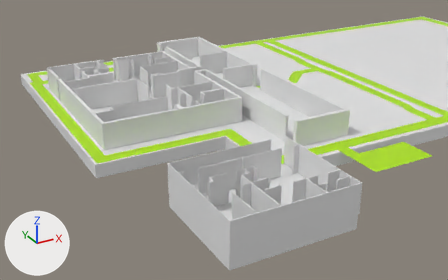
What one commit did to the Blender file Scenarios/Huldra/Huldra.blend.
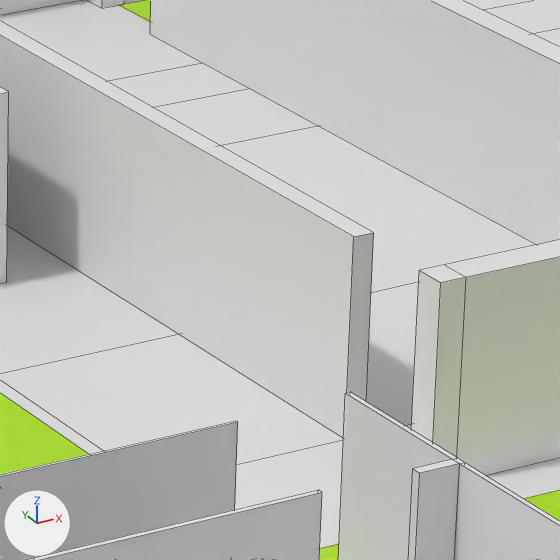
Each version appears first from a camera (50 mm lens) standing at (-76.2, -79.0, 36.3) and looking at (-30.5, 4.1, -5.2), and next in a close-up on the part from 54% to 70% of the width and 31% to 56% of the height. The lights are fixed; the arrows at lower left show +X, +Y and +Z. The close-ups show mesh edges as thin lines.

In view in the first close-up: 'EscapeRoute', 'Floor', 'LivingQuearterWalls', 'Walls Center'.
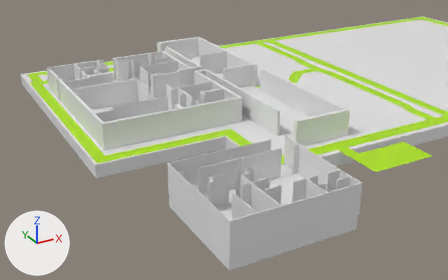
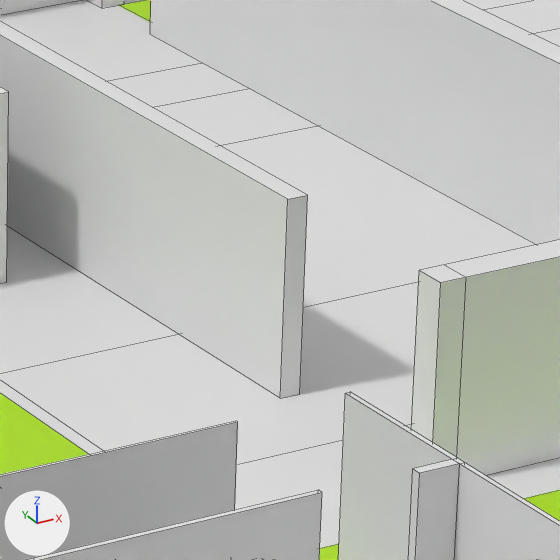
Pixel boxes [x1, y1, x2, y2] of what changed, in the close-ups (560 x 560 px; the box of a moved part takes in the faces that stretch with it):
```json
{"part": 1, "of": "me_cube", "change": "moved or reshaped", "before": [0, 21, 374, 438], "after": [0, 21, 308, 398]}
```

Edits to the scene script, one JSON object a line:
```json
{"block": "me_cube", "where": "me_cube.from_pydata(...)  # 604 vertices, 590 faces; spans x -22.9..10.5, y -27.0..21.9, z 0.0..4.0"}
{"block": "me_cube", "where": "# used by ob_walls_center; location = (-29.76, 13.26, 0.0)"}
{"block": "me_cube", "where": "# before: 12 (1.0, -24.4, 0.0), 13 (1.0, -24.4, 4.0) at pixel (353, 236), 14 (1.4, -24.4, 0.0), 15 (1.4, -24.4, 4.0) at pixel (373, 232)"}
{"block": "me_cube", "change": "me_cube part 1"}
{"op": "add", "block": "me_cube", "code": "for i in [*range(12, 16)]: me_cube.vertices[i].co += Vector((0.0, 2.2, 0.0))"}
```
